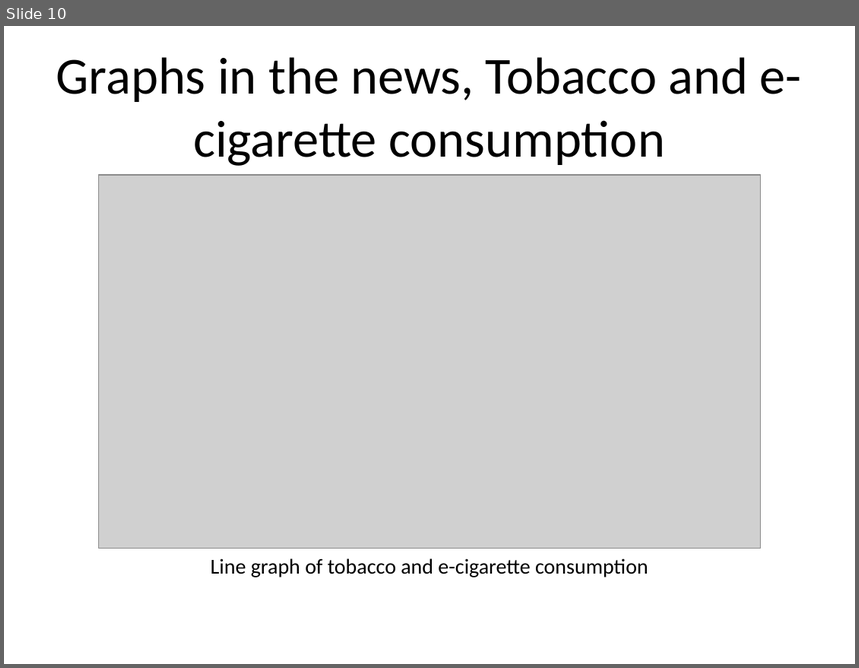
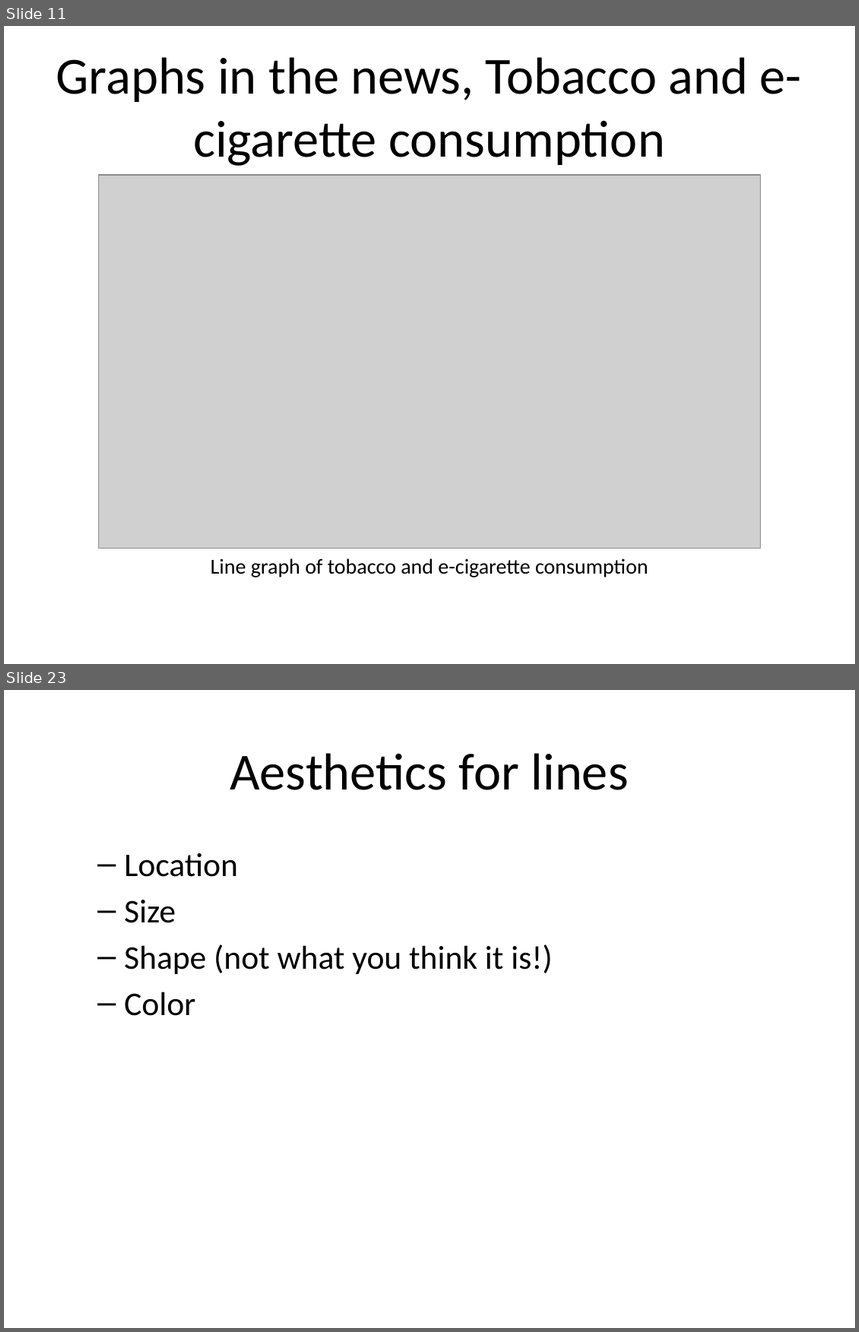
Before and after one commit to pmean/data-visualization, a slide deck: data-viz-03/src/complete-lecture.pptx. Shown one above the other, each under a label of ours: slide 10 before the commit, slides 11 and 23 after it; the slides between them are not shown. The pictures are 859x668 and 859x1332 pixels, drawn with LibreOffice and Linux fonts; fonts in the diff are those of the drawing; grey boxes stand for pictures. Boxes give left, top, right and bottom in pixels: in the first picture for what was removed or moved away, otherwise in the second. Text is boxed around its words. In the diff, an @@ line names an element or a change of style, - is before the commit and + after.

```diff
--- a/data-viz-03/src/complete-lecture.pptx
+++ b/data-viz-03/src/complete-lecture.pptx
@@ slide 23 added at <box>4,690,855,1328</box>, background #FFFFFF @@
@@ title added at <box>230,753,629,790</box>, 44 pt, text #000000 @@
+Aesthetics for lines
@@ text added at <box>124,853,552,1016</box>, 28 pt, text #000000 @@
+  – Location
+  – Size
+  – Shape (not what you think it is!)
+  – Color
@@ what was slide 10 is now slide 11 @@
```
Also in this commit, not shown: 1 slide changed, 36 other slides added, 28 other files.
